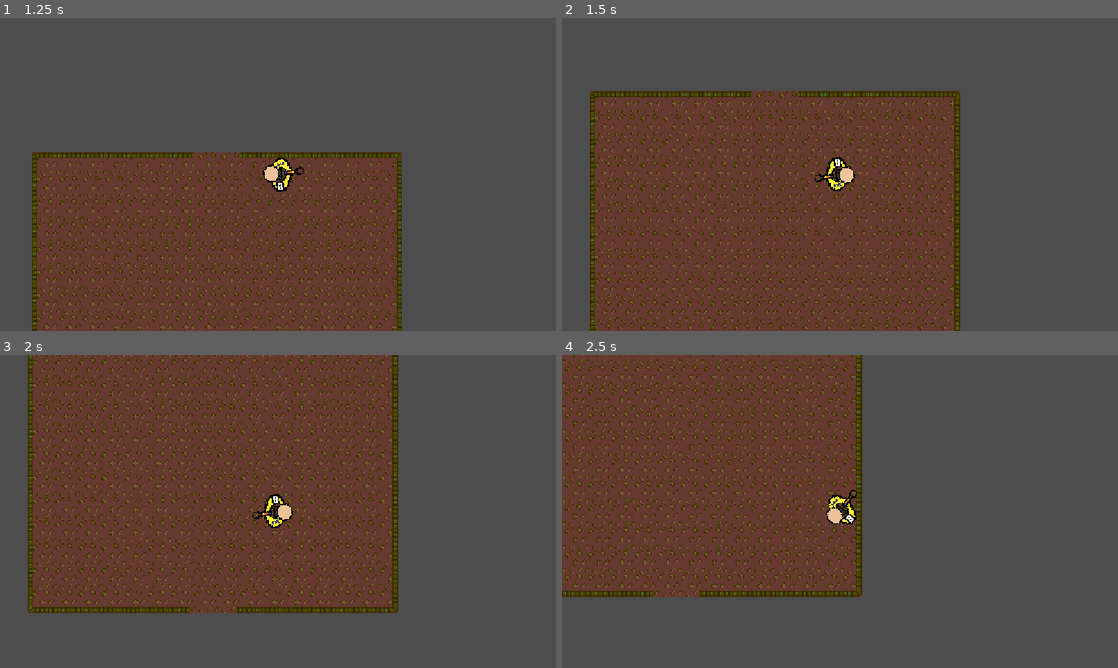
Above: before the commit, frames 1-4 (two rows, left to right).
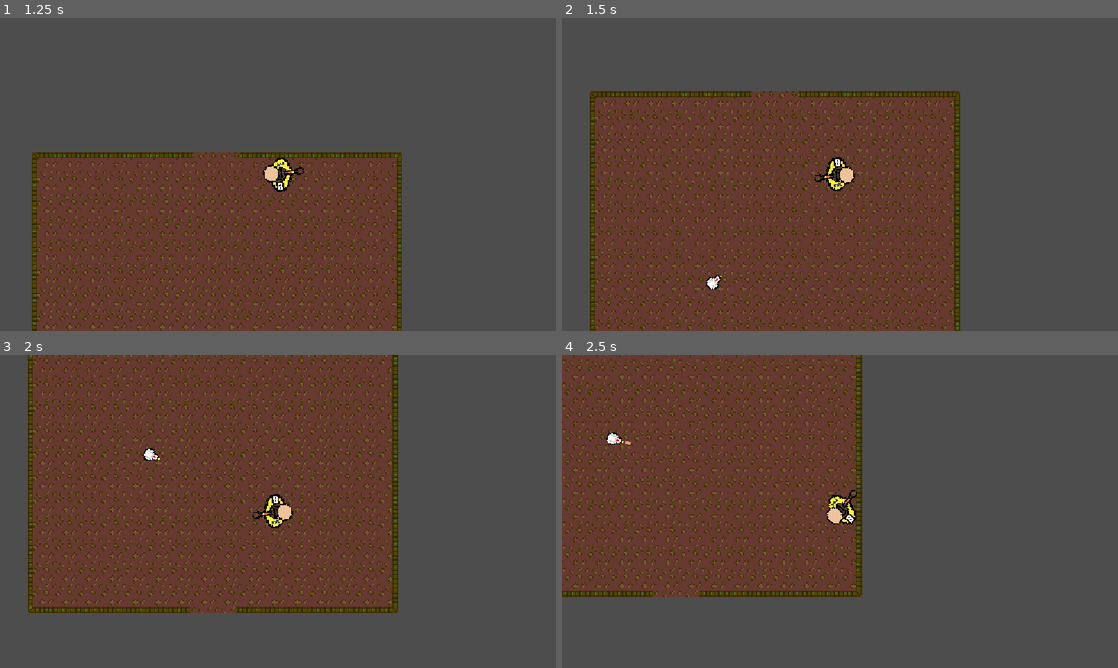
Above: after the commit, the same moments.

Repository: C6-H/BouncyBulletBounce
Game: Godot game, scene res://Scenes/Rooms/square_room_1.tscn
The game is run twice, just before and just after one commit, with the same random seed, the same clock (stepped at 60 frames per second) and the same inputs. This scene is started directly instead of the project's main scene.
Inputs (mouse positions are in pixels of both pictures, inside the frame that each line leads up to):
- Up to frame 1 (1.25 s): tap Enter at 0.5 s; move the mouse to (400, 158) at 0.52 s; press the mouse at (400, 158) at 0.53 s; hold D (Right) from 0.53 s (still down)
- Up to frame 2 (1.5 s): move the mouse to (728, 190) at 1.27 s; release D (Right) at 1.28 s; release the mouse at (728, 190) at 1.28 s; hold S (Down) from 1.28 s (still down); click (728, 190) at 1.35 s
- Up to frame 3 (2 s): keep holding S (Down)
- Up to frame 4 (2.5 s): move the mouse to (895, 442) at 2.02 s; release S (Down) at 2.03 s; press the mouse at (895, 442) at 2.03 s; hold D (Right) from 2.03 s (still down)

Frame 1 is identical in both runs. In frame 2, less than 0.1% of the frame differs, in the area x 25-29%, y 82-87%; in frame 3, less than 0.1%; in frame 4, 0.1%, in the area x 7-13%, y 24-29%.

Commit message:
IT WORKSSSS!!!!!!!!

Diff:
--- a/Scenes/Rooms/square_room_1.tscn
+++ b/Scenes/Rooms/square_room_1.tscn
@@ -2,6 +2,7 @@
 
 [ext_resource type="TileSet" uid="uid://coge1ar5qyb1h" path="res://other/new_tile_set.tres" id="1_1cmmm"]
 [ext_resource type="PackedScene" uid="uid://nb8tcmky3mah" path="res://Scenes/player.tscn" id="2_rvn0d"]
+[ext_resource type="PackedScene" uid="uid://bivl0byoxfj5b" path="res://Scenes/chicken.tscn" id="3_rvn0d"]
 
 [node name="Square room 1" type="Node2D" unique_id=1626814773]
 
@@ -15,7 +16,11 @@
 layer_1/tile_data = PackedInt32Array(-458760, 65536, 0, -524281, 196608, 0, 393223, 196608, 2, 393208, 65536, 1, 458744 …(942 unchanged characters)…
 
 [node name="Player" parent="." unique_id=84064236 instance=ExtResource("2_rvn0d")]
+unique_name_in_owner = true
 position = Vector2(0, -113)
 
 [node name="Camera2D" type="Camera2D" parent="Player" unique_id=1720566882]
 zoom = Vector2(3, 3)
+
+[node name="Chicken" parent="." unique_id=1013117429 instance=ExtResource("3_rvn0d")]
+position = Vector2(-42, 3)
--- a/Scenes/chicken.tscn
+++ b/Scenes/chicken.tscn
@@ -10,24 +10,27 @@
 radius = 7.5
 
 [node name="Chicken" type="CharacterBody2D" unique_id=1013117429]
-position = Vector2(19, 15)
 script = ExtResource("1_jy3mo")
 
 [node name="Sprite2D" type="Sprite2D" parent="." unique_id=1879968423]
+rotation = -1.5707964
 texture = ExtResource("1_245eq")
 
 [node name="CollisionShape2D" type="CollisionShape2D" parent="." unique_id=1607419204]
-position = Vector2(-0.5, -1)
+position = Vector2(-1, 0.5)
 shape = SubResource("CircleShape2D_bpxdo")
 
 [node name="HurtBox" type="Area2D" parent="." unique_id=1129506690]
 
 [node name="CollisionShape2D" type="CollisionShape2D" parent="HurtBox" unique_id=2057034529]
-position = Vector2(-0.5, -1)
 shape = SubResource("CircleShape2D_3xx5r")
 
 [node name="walkTimer" type="Timer" parent="." unique_id=686061099]
 wait_time = 2.0
 one_shot = true
 
+[node name="ShootTimer" type="Timer" parent="." unique_id=1442367264]
+wait_time = 2.0
+
 [connection signal="timeout" from="walkTimer" to="." method="_on_walk_timer_timeout"]
+[connection signal="timeout" from="ShootTimer" to="." method="_on_shoot_timer_timeout"]
--- a/Scenes/chicken_bullet.tscn
+++ b/Scenes/chicken_bullet.tscn
@@ -7,6 +7,8 @@
 size = Vector2(1, 2)
 
 [node name="ChickenBullet" type="Area2D" unique_id=1552481316]
+z_index = 4
+scale = Vector2(2, 2)
 script = ExtResource("1_8mov2")
 
 [node name="Sprite2D" type="Sprite2D" parent="." unique_id=2035466391]
--- /dev/null
+++ b/Scenes/level_1.tscn
@@ -0,0 +1,9 @@
+[gd_scene format=3 uid="uid://dij118r7g4bqr"]
+
+[ext_resource type="PackedScene" uid="uid://nb8tcmky3mah" path="res://Scenes/player.tscn" id="1_vk57k"]
+
+[node name="Level 1" type="Node2D" unique_id=2123931709]
+
+[node name="Player" parent="." unique_id=84064236 instance=ExtResource("1_vk57k")]
+unique_name_in_owner = true
+position = Vector2(19, 20)
--- a/Scripts/chicken.gd
+++ b/Scripts/chicken.gd
@@ -4,8 +4,9 @@
 
 @onready var player = %Player
 @onready var walk_timer: Timer = $walkTimer
+@onready var shoot_timer: Timer = $ShootTimer
 
-const SPEED = 900.0
+const SPEED = 1.0
 
 var player_distance: float
 var seen: bool = false
@@ -18,15 +19,19 @@
 
 # Called every frame. 'delta' is the elapsed time since the previous frame.
 func _process(_delta: float) -> void:
+	look_at(player.position)
 	sight_check()
 	if seen:
 		if attitude == 1:
-			walk_timer.start()
 			walk()
-		elif attitude == 2:
-			shoot()
-			attitude = 1
-
+		if attitude == 2:
+			if shoot_timer.is_stopped():
+				shoot_timer.start()
+				print("start")
+		else:
+			shoot_timer.stop()
+			print("stop")
+			print(attitude)
 
 
 func sight_check():
@@ -36,19 +41,22 @@
 		seen = true
 
 func shoot():
-	var bullet = preload("uid://6r15a5ny5d4k")
+	var bullet = preload("uid://6r15a5ny5d4k").instantiate()
+	bullet.position = position
+	bullet.rotation = rotation - PI/2
+	while rotation < 0:
+		rotation += 2*PI
 	var x = cos(rotation)
 	var y = sin(rotation)
-	add_child(bullet)
 	bullet.direction = Vector2(x, y)
+	get_parent().add_child(bullet)
 
 func walk():
 	var space = get_world_2d().direct_space_state
 	var ray = PhysicsRayQueryParameters2D.create(global_position, player.position)
 	var data = space.intersect_ray(ray)
-	var walk_goal: Vector2
+	var walk_goal: Vector2 = player.position
 	if not data.get("collider") == player:
-		look_at(player)
 		rotation -= 90
 		var object_rel = data.get("collider").global_position - global_position
 		var radius = sqrt(object_rel.x ** 2 + object_rel.y ** 2)
@@ -56,7 +64,7 @@
 			var x = cos(deg_to_rad(i - 90))
 			var y = sin(deg_to_rad(i - 90))
 			var point_to_check = radius * Vector2(x, y)
-			ray = PhysicsRayQueryParameters2D.create(point_to_check.global_position, player.position)
+			ray = PhysicsRayQueryParameters2D.create(point_to_check, player.position)
 			data = space.intersect_ray(ray)
 			if data.get("collider") == player:
 				walk_goal == point_to_check
@@ -64,11 +72,19 @@
 				x = cos(-deg_to_rad(i - 90))
 				y = sin(-deg_to_rad(i - 90))
 				point_to_check = radius * Vector2(x, y)
-				ray = PhysicsRayQueryParameters2D.create(point_to_check.global_position, player.position)
+				ray = PhysicsRayQueryParameters2D.create(point_to_check, player.position)
 				data = space.intersect_ray(ray)
 				if data.get("collider") == player:
 					walk_goal == point_to_check
-	position += walk_goal * SPEED * get_physics_process_delta_time()
+		global_position += walk_goal * SPEED * get_physics_process_delta_time()
+	else:
+		attitude = 2
 func _on_walk_timer_timeout() -> void:
-	if randi_range(0, 2) == 1:
+	if randi_range(0, 1) == 1:
 		attitude = 2
+
+
+
+func _on_shoot_timer_timeout() -> void:
+	shoot()
+	print("Shoot")
--- a/Scripts/chicken_bullet.gd
+++ b/Scripts/chicken_bullet.gd
@@ -1,19 +1,20 @@
 extends Area2D
 
-const SPEED = 9000
+const SPEED = 90.0
 
 var direction:Vector2
 
 # Called when the node enters the scene tree for the first time.
 func _ready() -> void:
-	pass # Replace with function body.
+	pass
+
+
 
 
 # Called every frame. 'delta' is the elapsed time since the previous frame.
 func _process(delta: float) -> void:
-	if direction:
-		position += direction * SPEED * delta
+	global_position += direction * SPEED * delta
 
 
 func _on_body_entered(body: Node2D) -> void:
-	queue_free()
+	print("mmh")
--- a/Scripts/player.gd
+++ b/Scripts/player.gd
@@ -32,7 +32,6 @@
 		Engine.time_scale = 0.5
 
 	if Input.is_action_just_released("Shoot"):
-		print("shoot")
 		charging = false
 		if elapsed_time <= 2.5:
 			bullet_speed = elapsed_time * 5000
Not shown, added: Scenes/Rooms/square_room_1.tscn1551822073.tmp
